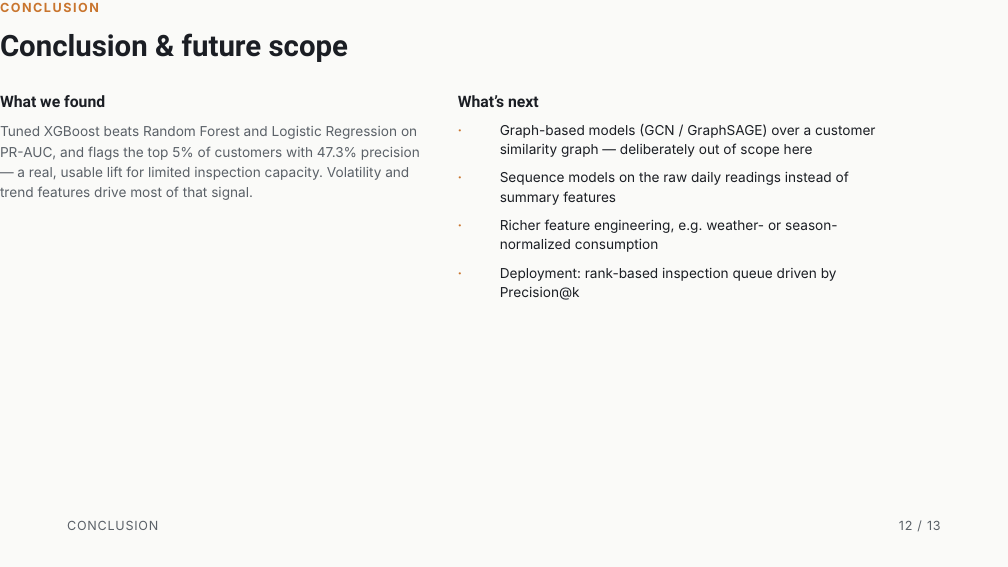
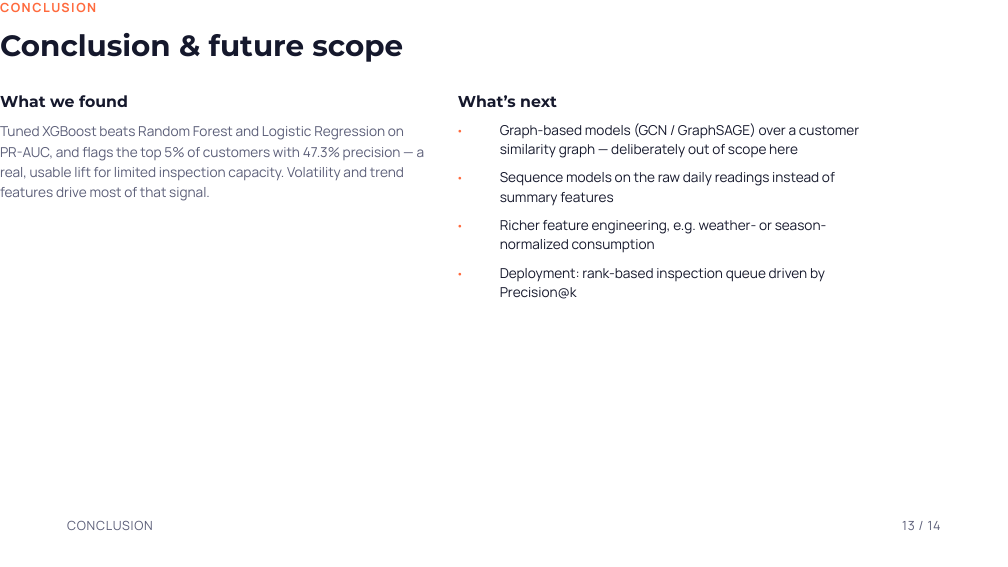
Before and after one commit to paarthjpg/electricity-theft-detection, a slide deck: slide 13 of Electricity Theft Detection Using Machine Learning.pptx (slide 12 before the commit). Drawn at 1008x567 pixels with LibreOffice and Linux fonts; fonts in the diff are those of the drawing. Boxes give left, top, right and bottom in pixels: in the first picture for what was removed or moved away, otherwise in the second. Text is boxed around its words. In the diff, an @@ line names an element or a change of style, - is before the commit and + after.

Commit message:
Redesign slide deck: bright palette, new type, added diagrams
Swap the muted charcoal/copper palette for a bright indigo/tangerine/
teal one and Space Grotesk+Inter for Sora+Manrope. Add a new system-
architecture slide (data -> 3 models -> evaluation, fan-out/fan-in
diagram) and a to-scale ratio bar visualizing the 10.72:1 class
imbalance on the problem slide.

```diff
--- a/Electricity Theft Detection Using Machine Learning.pptx
+++ b/Electricity Theft Detection Using Machine Learning.pptx
@@ background #FAFAF8 to #FFFFFF @@
@@ text "CONCLUSION" at box(0, 0, 1008, 17): font Inter to Manrope, text colour #C9752E to #FF6A3D @@
@@ text "Tuned XGBoost beats Random Forest ..." at box(0, 126, 425, 201): font Inter to Manrope, text colour #5B6168 to #5B5E78 @@
@@ font Roboto to Montserrat, text colour #1B1E24 to #15182C in 3 elements at box(0, 33, 403, 62), box(0, 95, 128, 107), box(458, 95, 557, 107) @@
@@ font Roboto to Montserrat, text colour #C9752E to #FF6A3D in 4 elements at box(458, 119, 492, 140), box(458, 166, 492, 188), box(458, 214, 492, 235), box(458, 262, 492, 283) @@
@@ font Inter to Manrope, text colour #1B1E24 to #15182C in 4 elements at box(500, 123, 859, 158), box(500, 172, 835, 206), box(500, 220, 827, 253), box(500, 268, 825, 299) @@
@@ text "CONCLUSION" at box(67, 521, 153, 530): font Inter to Manrope, text colour #5B6168 to #5B5E78 @@
@@ text at box(902, 521, 941, 530): text changed; font Inter to Manrope; text colour #5B6168 to #5B5E78 @@
-12 / 13
+13 / 14
```
Also in this commit, not shown: 12 other slides changed, 1 slide added.
